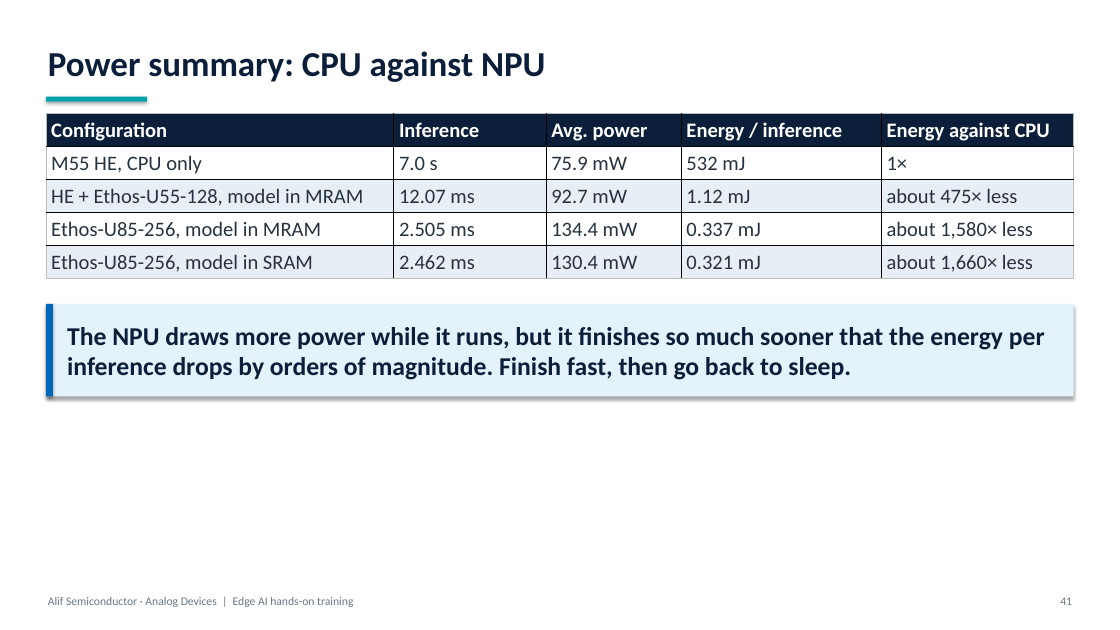
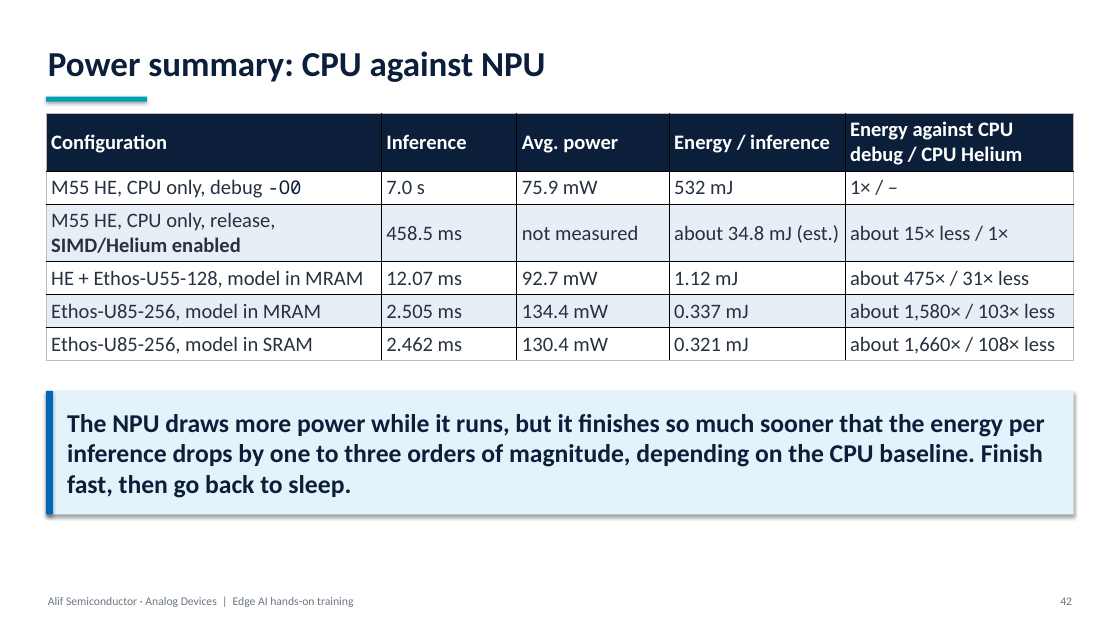
Before and after one commit to alifsemi/alif_ml-training, a slide deck: slide 42 of training/alif_ml_training.pptx (slide 41 before the commit). Drawn at 1120x630 pixels with LibreOffice and Linux fonts; fonts in the diff are those of the drawing. Boxes give left, top, right and bottom in pixels: in the first picture for what was removed or moved away, otherwise in the second. Text is boxed around its words. In the diff, an @@ line names an element or a change of style, - is before the commit and + after.

Commit message:
SIMD optimized CPU result

```diff
--- a/training/alif_ml_training.pptx
+++ b/training/alif_ml_training.pptx
@@ table at <box>46,113,1074,361</box> @@
-row 1: Configuration | Inference | Avg. power | Energy / inference | Energy against CPU
-row 2: M55 HE, CPU only | 7.0 s | 75.9 mW | 532 mJ | 1×
-row 3: HE + Ethos-U55-128, model in MRAM | 12.07 ms | 92.7 mW | 1.12 mJ | about 475× less
-row 4: Ethos-U85-256, model in MRAM | 2.505 ms | 134.4 mW | 0.337 mJ | about 1,580× less
-row 5: Ethos-U85-256, model in SRAM | 2.462 ms | 130.4 mW | 0.321 mJ | about 1,660× less
+row 1: Configuration | Inference | Avg. power | Energy / inference | Energy against CPU debug / CPU Helium
+row 2: M55 HE, CPU only, debug -O0 | 7.0 s | 75.9 mW | 532 mJ | 1× / –
+row 3: M55 HE, CPU only, release, SIMD/Helium enabled | 458.5 ms | not measured | about 34.8 mJ (est.) | about 15× less / 1×
+row 4: HE + Ethos-U55-128, model in MRAM | 12.07 ms | 92.7 mW | 1.12 mJ | about 475× / 31× less
+row 5: Ethos-U85-256, model in MRAM | 2.505 ms | 134.4 mW | 0.337 mJ | about 1,580× / 103× less
+row 6: Ethos-U85-256, model in SRAM | 2.462 ms | 130.4 mW | 0.321 mJ | about 1,660× / 108× less
@@ rectangle "The NPU draws more power ...": place and size @@
-rectangle "The NPU draws more power ..." at <box>46,304,1074,397</box>
+rectangle "The NPU draws more power ..." at <box>46,391,1074,514</box>
@@ rectangle: place and size @@
-rectangle at <box>46,304,53,397</box>
+rectangle at <box>46,391,53,514</box>
@@ text in rectangle at <box>67,414,1045,498</box>: text changed @@
-The NPU draws more power while it runs, but it finishes so much sooner that the energy per inference drops by orders of magnitude. Finish fast, then go back to sleep.
+The NPU draws more power while it runs, but it finishes so much sooner that the energy per inference drops by one to three orders of magnitude, depending on the CPU baseline. Finish fast, then go back to sleep.
```
Also in this commit, not shown: 37 other slides changed, 1 slide added, 9 other files.
